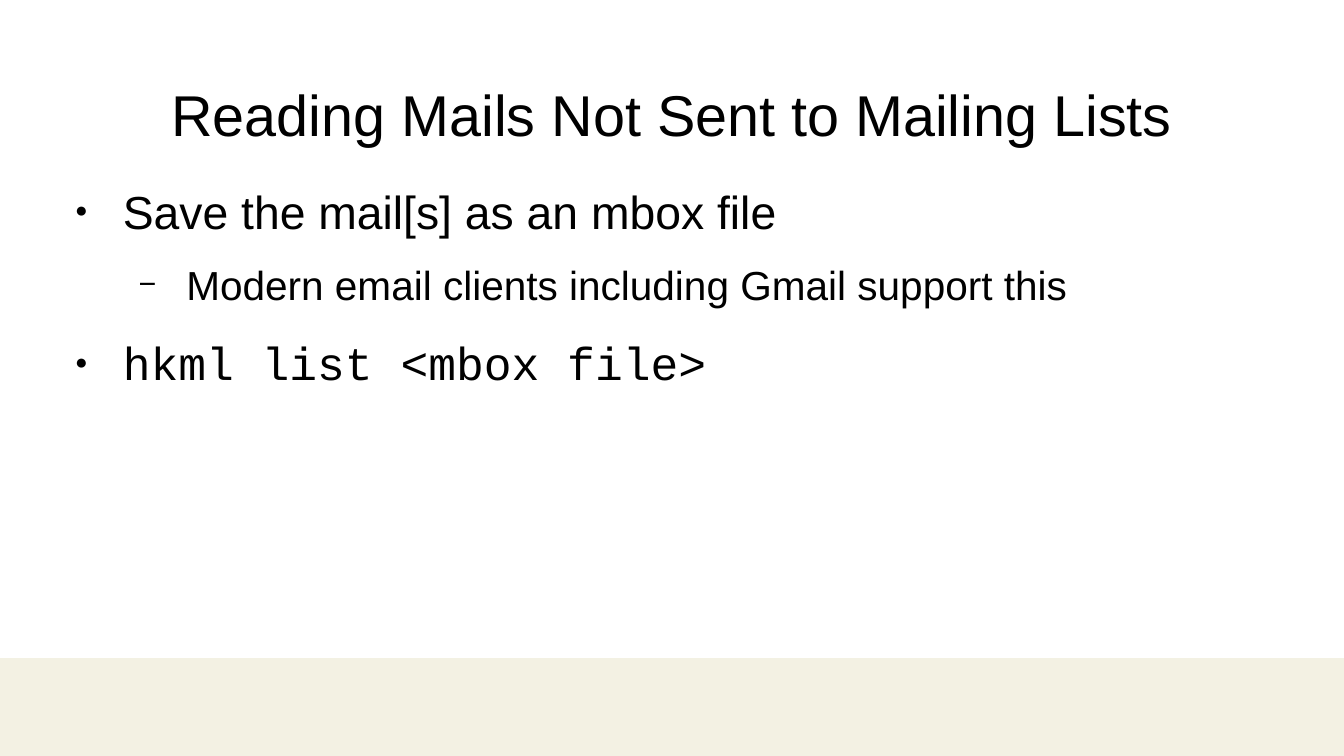
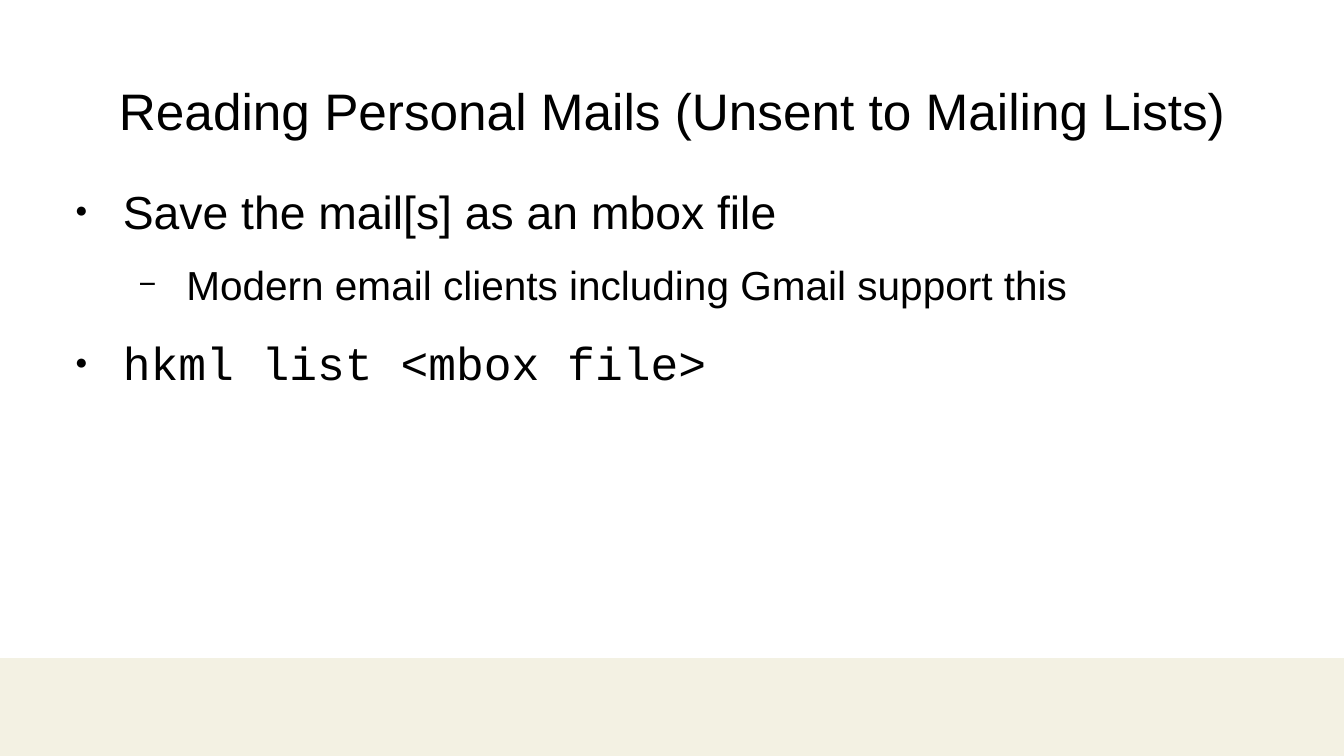
Before and after one commit to damonitor/talks, a slide deck: slide 19 of 2025/ossjp/hkml_ossjp25.odp. Drawn at 1344x756 pixels with LibreOffice and Linux fonts; fonts in the diff are those of the drawing; background and template pictures are left out. Boxes give left, top, right and bottom in pixels: in the first picture for what was removed or moved away, otherwise in the second. Text is boxed around its words. In the diff, an @@ line names an element or a change of style, - is before the commit and + after.

```diff
--- a/2025/ossjp/hkml_ossjp25.odp
+++ b/2025/ossjp/hkml_ossjp25.odp
@@ title at <box>119,92,1224,140</box>: text changed; size 30.8 to 27.5 pt @@
-Reading Mails Not Sent to Mailing Lists
+Reading Personal Mails (Unsent to Mailing Lists)
```
Also in this commit, not shown: 7 other slides changed, 1 other file.
